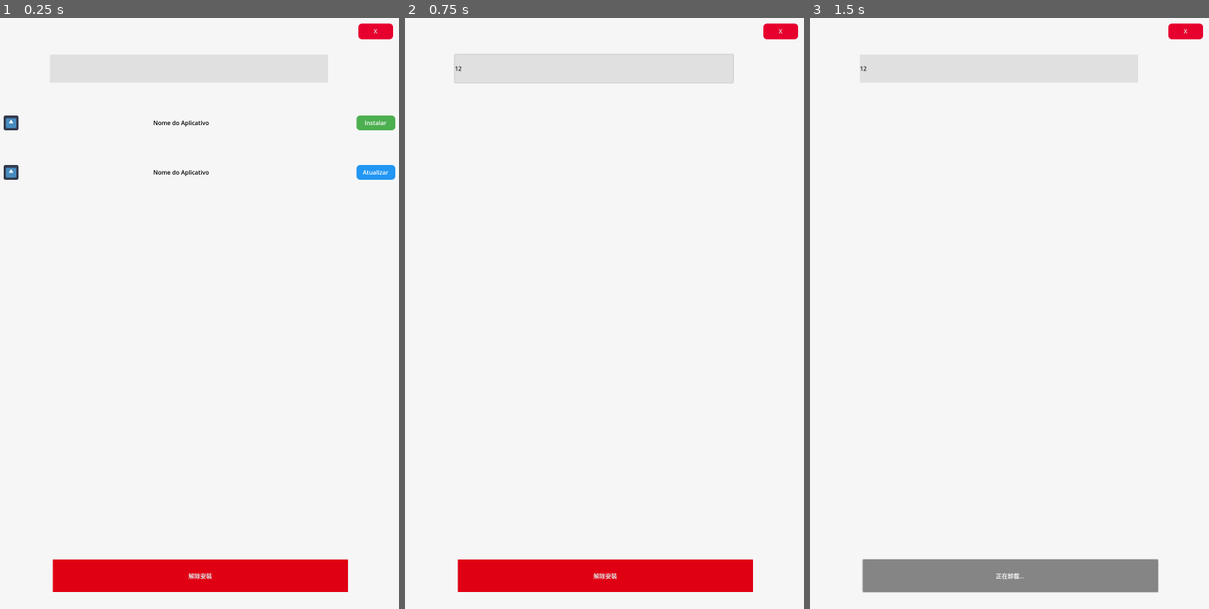
Above: before the commit, frames 1-3 (left to right).
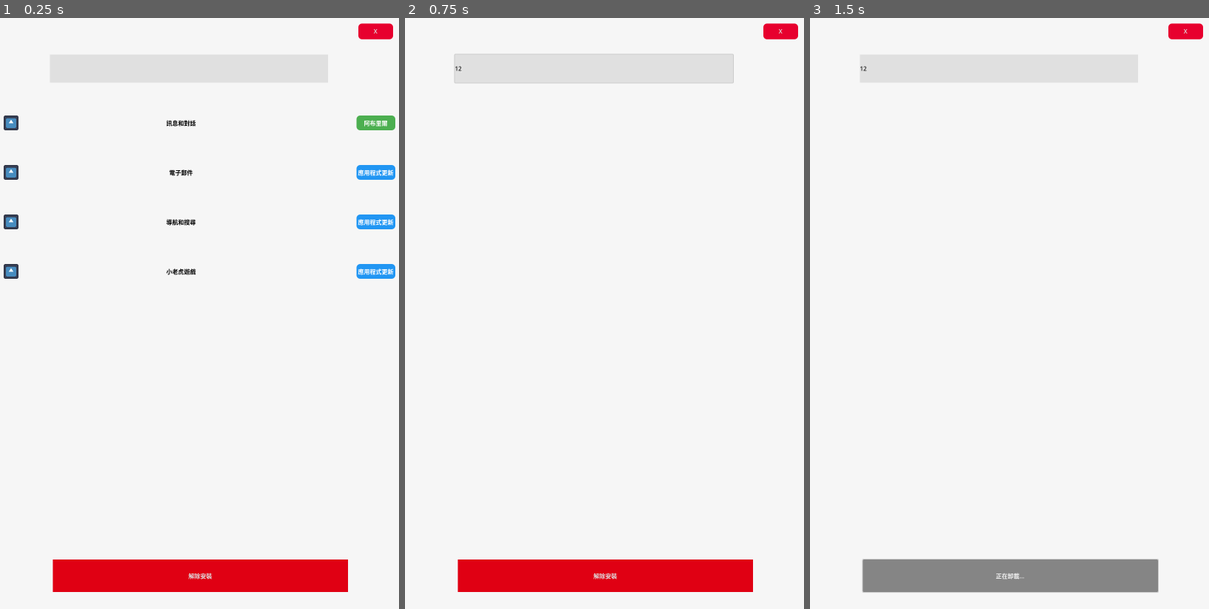
Above: after the commit, the same moments.

Repository: StudioENIGMA/ProjectENIGMA
Game: Godot game, scene res://scenes/both_shops.tscn
Same seed, same stepped clock (60 frames per second), same inputs: the game is played once before the commit and once after it. This scene is started directly instead of the project's main scene. The engine's default icon, where the game draws it, is replaced by a stand-in: a white triangle on a blue panel in a dark square.
Inputs (mouse positions are in pixels of both pictures, inside the frame that each line leads up to):
- Up to frame 1 (0.25 s): no input
- Up to frame 2 (0.75 s): click (592, 71) at 0.52 s; type "12" at 0.6 s
- Up to frame 3 (1.5 s): click "解除安裝" at 1.25 s

The runs differ from the first frame. In frame 1, 1.1% of the frame differs, in the area x 0-100%, y 17-45%; in frame 2, nothing differs; in frame 3, nothing differs.

Commit message:
feat: change fake shop language

Diff:
--- a/scenes/both_shops.tscn
+++ b/scenes/both_shops.tscn
@@ -62,6 +62,12 @@
 [node name="Control2" parent="Panel/VBoxContainer" instance=ExtResource("2_i2tc7")]
 layout_mode = 2
 
+[node name="Control3" parent="Panel/VBoxContainer" instance=ExtResource("2_i2tc7")]
+layout_mode = 2
+
+[node name="Control4" parent="Panel/VBoxContainer" instance=ExtResource("2_i2tc7")]
+layout_mode = 2
+
 [node name="Exit_shop" type="Button" parent="Panel"]
 unique_name_in_owner = true
 layout_mode = 2
--- a/scripts/both_shops/both_shops.gd
+++ b/scripts/both_shops/both_shops.gd
@@ -1,18 +1,52 @@
 extends Control
 class_name  both_shops
+
+var normal_apps_names = [
+	"Mensagens",
+	"Email",
+	"Navegador"
+]
+
+var fake_apps_names = [
+	"訊息和對話", # mensagens
+	"電子郵件",	# email
+	"導航和搜尋", # navegador
+	"小老虎遊戲" # app de aposta
+]
+
+var operations = [
+	"開始安裝", # instalar
+	"應用程式更新", # atualizar
+	"阿布里爾" # abrir
+]
 
 var exit_button : Button
 var matches = []
 
 @onready var uninstall : Button = $Panel/Uninstall
 @export var is_fake : bool = 1
-@export var deleted : bool = 0
+@export var deleted : bool
 @onready var apps = $Panel/VBoxContainer.get_children()
 
 func _ready() -> void:
 	exit_button = get_node("%Exit_shop")
+	load_fake_shop()
 	if !is_fake:
+		load_normal_shop()
 		uninstall.hide()
+		apps[3].hide()
+
+func load_fake_shop() -> void:
+	for i in range(apps.size()):
+		apps[i].get_node("Label_Margin_Container/Label").text = fake_apps_names[i]
+
+		var operationals_buttons = apps[i].get_node("Button_Container").get_children()
+		for j in range(operationals_buttons.size()):
+			operationals_buttons[j].text = operations[j]
+
+func load_normal_shop() -> void:
+	for i in range(apps.size()-1):
+		apps[i].get_node("Label_Margin_Container/Label").text = normal_apps_names[i]
 
 func _on_search_bar_text_changed(new_text:String) -> void:
 	new_text = new_text.to_lower()
@@ -34,14 +68,12 @@
 		else:
 			i.hide()
 
-
 func _on_exit_shop_pressed() -> void:
 	invisible()
 
 func invisible() -> void:
 	visible = not visible
 
-
 func _on_uninstall_pressed() -> void:
 	uninstall.text = "正在卸載..."
 	deleted = 1
